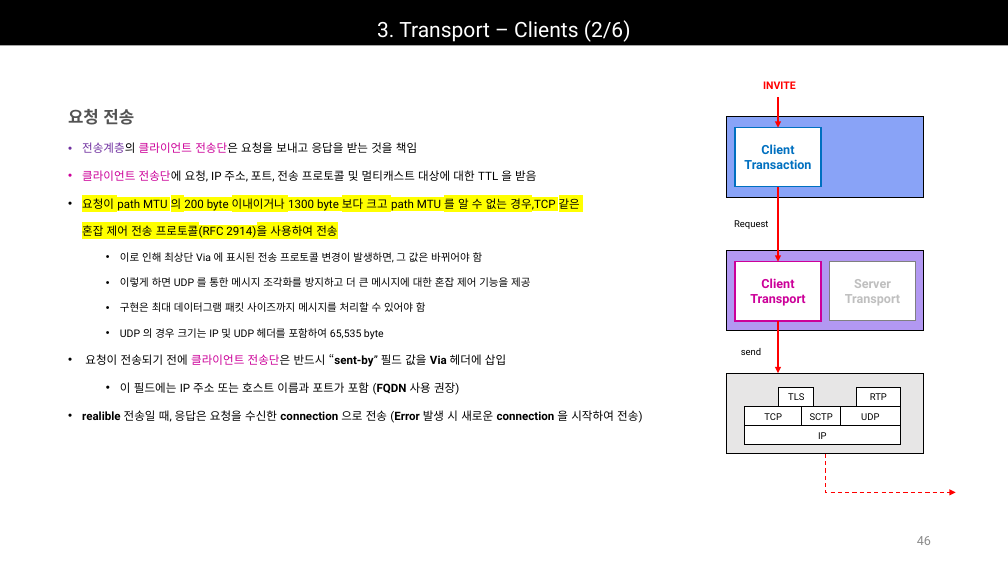
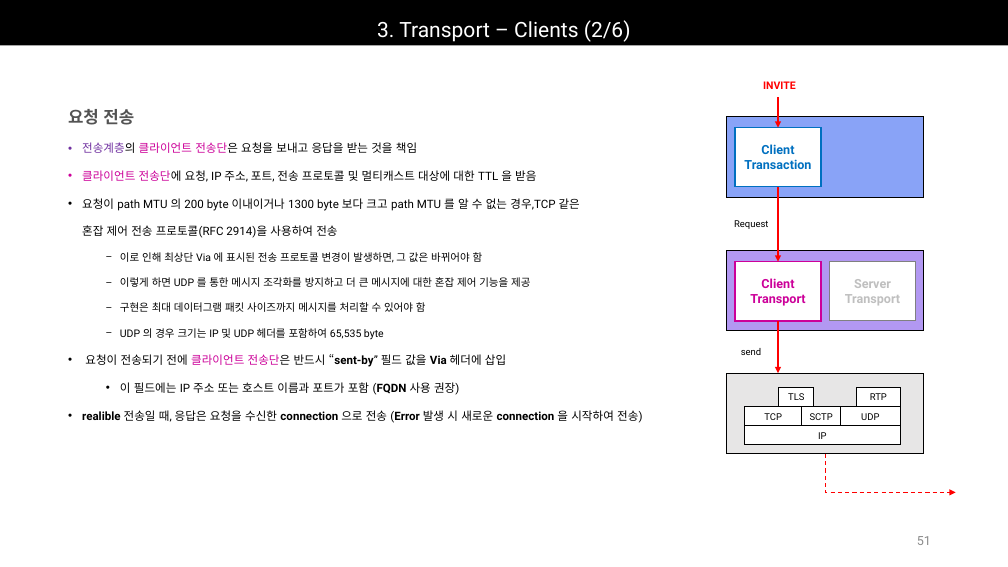
Before and after one commit to Epsilonely/SIP-Survey, a slide deck: slide 51 of 세미나 3차.pptx (slide 46 before the commit). Drawn at 1008x567 pixels with LibreOffice and Linux fonts; fonts in the diff are those of the drawing. Boxes give left, top, right and bottom in pixels: in the first picture for what was removed or moved away, otherwise in the second. Text is boxed around its words. In the diff, an @@ line names an element or a change of style, - is before the commit and + after.

```diff
--- a/세미나 3차.pptx
+++ b/세미나 3차.pptx
@@ text at [82,198,580,340]: highlight #FFFF00 to none in "요청이 path MTU 의 200 byte 이내이거나 ..."; bullet • to − @@
@@ page number at [917,536,931,545]: text changed @@
-46
+51
```
Also in this commit, not shown: 7 other slides changed, 5 slides added.
